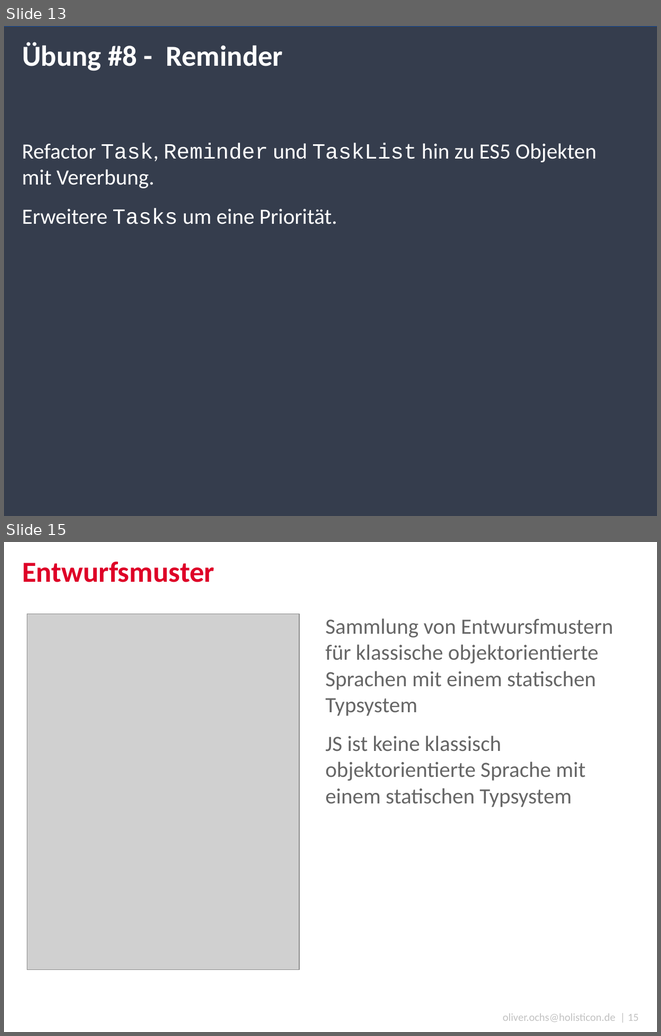
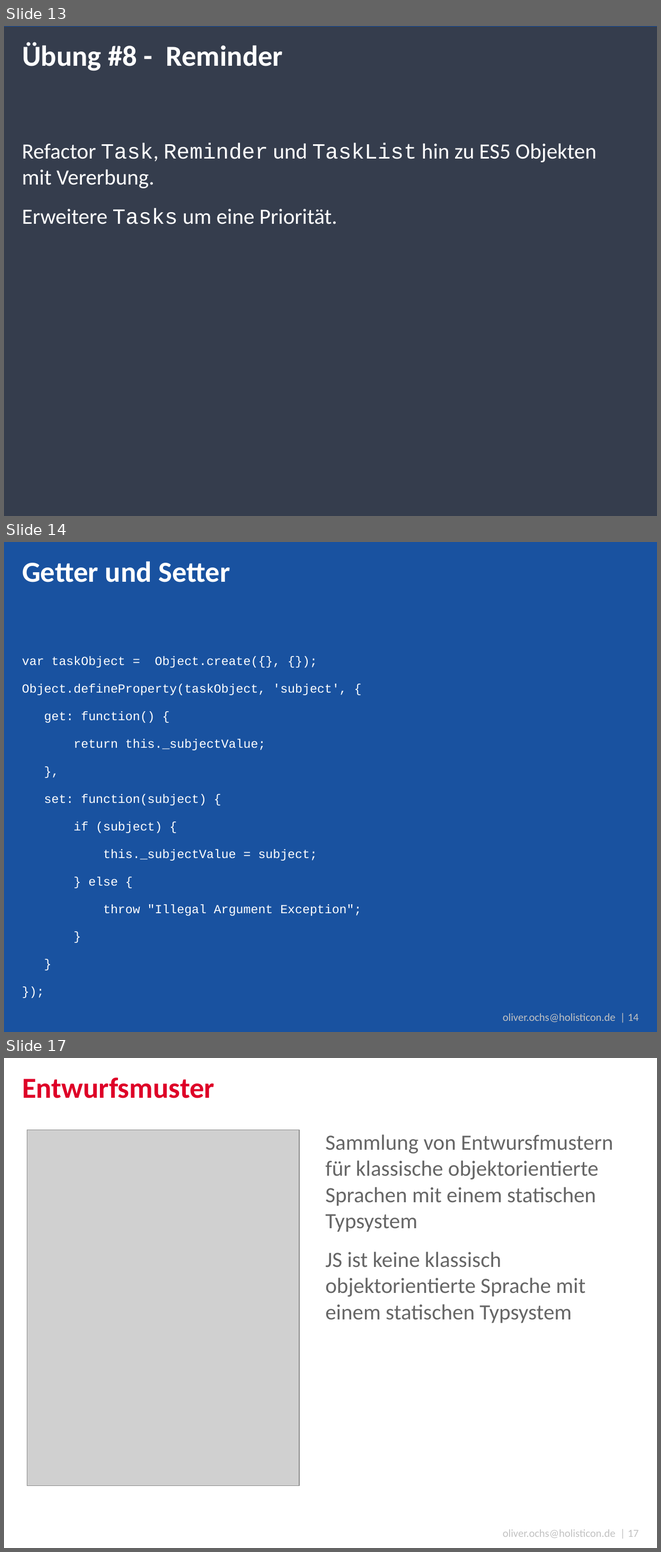
Before and after one commit to simonox/js-workshop, a slide deck: Tag 2.pptx. Shown one above the other, each under a label of ours: slides 13 and 15 before the commit, slides 13, 14 and 17 after it; the slides between them are not shown. The pictures are 661x1036 and 661x1552 pixels, drawn with LibreOffice and Linux fonts; fonts in the diff are those of the drawing; grey boxes stand for pictures; background and template pictures are left out. Boxes give left, top, right and bottom in pixels: in the first picture for what was removed or moved away, otherwise in the second. Text is boxed around its words. In the diff, an @@ line names an element or a change of style, - is before the commit and + after.

Commit message:
Added Getter and Setter for ES5

```diff
--- a/Tag 2.pptx
+++ b/Tag 2.pptx
@@ slide 14 added at box(4, 542, 657, 1032), background #1952A0; not listed: 1 template element that a slide beside it also shows @@
@@ title added at box(22, 561, 230, 582), 32 pt, text #FFFFFF, bold @@
+Getter und Setter
@@ text added at box(22, 656, 361, 916), 13.6 pt, text #FFFFFF @@
+var taskObject = Object.create({}, {});
+Object.defineProperty(taskObject, 'subject', {
+get: function() {
+return this._subjectValue;
+},
+set: function(subject) {
+if (subject) {
+this._subjectValue = subject;
+} else {
+throw "Illegal Argument Exception";
+}
+}
+});
@@ what was slide 15 is now slide 17 @@
@@ text at box(503, 1529, 639, 1538): text changed @@
-oliver.ochs@holisticon.de | 15
+oliver.ochs@holisticon.de | 17
```
Also in this commit, not shown: 3 slides changed, 1 other slide added, 6 other files.
